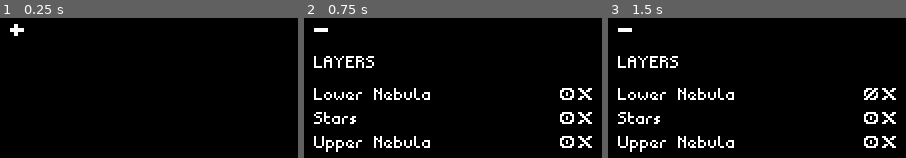
Above: before the commit, frames 1-3 (left to right).
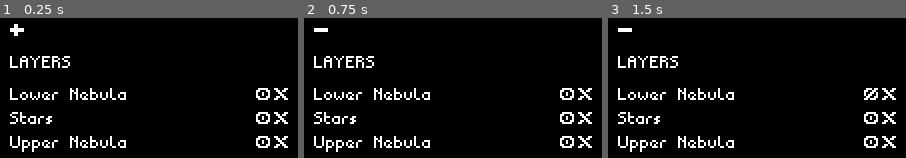
Above: after the commit, the same moments.

Repository: NotJamGames/SpaceGenerator
Game: Godot game, scene res://UI/ui_manager.tscn
Two runs of this game, one before a commit and one after it. Both use one fixed random seed, a clock stepped at 60 frames per second and the inputs below. The project has no main scene, so this scene is started directly.
Inputs (mouse positions are in pixels of both pictures, inside the frame that each line leads up to):
- Up to frame 1 (0.25 s): no input
- Up to frame 2 (0.75 s): click (312, 23) at 0.5 s
- Up to frame 3 (1.5 s): click (870, 93) at 1.27 s

The runs differ from the first frame. In frame 1, 4.4% of the frame differs, in the area x 3-97%, y 27-96%; in frame 2, nothing differs; in frame 3, nothing differs.
Error in both runs: Invalid assignment of property or key 'visible' with value of type 'bool' on a base object of type 'Nil'. (res://UI/layer_control.gd:45)

Commit message:
Layout changes
Leave empty space at bottom left of screen to allow user to view unaltered space when adjusting parameters

Diff:
--- a/UI/ui_manager.tscn
+++ b/UI/ui_manager.tscn
@@ -21,7 +21,7 @@
 grow_vertical = 2
 theme = ExtResource("1_hx1bx")
 script = ExtResource("2_4wugv")
-left_panel = NodePath("MainUIHBox/LeftPanel/LeftPanelExpanded")
+left_panel = NodePath("MainUIHBox/LeftPanel/VBoxContainer/LeftPanelExpanded")
 delete_layer_dialogue = NodePath("DeleteLayerDialogue")
 delete_layer_dialogue_label = NodePath("DeleteLayerDialogue/PanelContainer/VBoxContainer/Label")
 
@@ -39,52 +39,58 @@
 layout_mode = 2
 size_flags_horizontal = 3
 
-[node name="LeftPanelExpanded" type="PanelContainer" parent="MainUIHBox/LeftPanel"]
-visible = false
+[node name="VBoxContainer" type="VBoxContainer" parent="MainUIHBox/LeftPanel"]
+layout_mode = 2
+
+[node name="LeftPanelExpanded" type="PanelContainer" parent="MainUIHBox/LeftPanel/VBoxContainer"]
 layout_mode = 2
 size_flags_vertical = 3
 
-[node name="LayersScrollContainer" type="ScrollContainer" parent="MainUIHBox/LeftPanel/LeftPanelExpanded"]
+[node name="LayersScrollContainer" type="ScrollContainer" parent="MainUIHBox/LeftPanel/VBoxContainer/LeftPanelExpanded"]
 layout_mode = 2
 
-[node name="LayersVBox" type="VBoxContainer" parent="MainUIHBox/LeftPanel/LeftPanelExpanded/LayersScrollContainer"]
+[node name="LayersVBox" type="VBoxContainer" parent="MainUIHBox/LeftPanel/VBoxContainer/LeftPanelExpanded/LayersScrollContainer"]
 layout_mode = 2
 size_flags_horizontal = 3
 
-[node name="HSeparator" type="HSeparator" parent="MainUIHBox/LeftPanel/LeftPanelExpanded/LayersScrollContainer/LayersVBox"]
+[node name="HSeparator" type="HSeparator" parent="MainUIHBox/LeftPanel/VBoxContainer/LeftPanelExpanded/LayersScrollContainer/LayersVBox"]
 layout_mode = 2
 mouse_filter = 2
 theme_override_constants/separation = 24
 
-[node name="PanelContainer" type="PanelContainer" parent="MainUIHBox/LeftPanel/LeftPanelExpanded/LayersScrollContainer/LayersVBox"]
+[node name="PanelContainer" type="PanelContainer" parent="MainUIHBox/LeftPanel/VBoxContainer/LeftPanelExpanded/LayersScrollContainer/LayersVBox"]
 layout_mode = 2
 theme_override_styles/panel = SubResource("StyleBoxEmpty_jfaio")
 
-[node name="LayersTitle" type="Label" parent="MainUIHBox/LeftPanel/LeftPanelExpanded/LayersScrollContainer/LayersVBox/PanelContainer"]
+[node name="LayersTitle" type="Label" parent="MainUIHBox/LeftPanel/VBoxContainer/LeftPanelExpanded/LayersScrollContainer/LayersVBox/PanelContainer"]
 layout_mode = 2
 text = "LAYERS"
 
-[node name="HSeparator2" type="HSeparator" parent="MainUIHBox/LeftPanel/LeftPanelExpanded/LayersScrollContainer/LayersVBox"]
+[node name="HSeparator2" type="HSeparator" parent="MainUIHBox/LeftPanel/VBoxContainer/LeftPanelExpanded/LayersScrollContainer/LayersVBox"]
 layout_mode = 2
 theme_override_constants/separation = 4
 
-[node name="NebulaLayerBelow" parent="MainUIHBox/LeftPanel/LeftPanelExpanded/LayersScrollContainer/LayersVBox" instance=ExtResource("5_e23ao")]
+[node name="NebulaLayerBelow" parent="MainUIHBox/LeftPanel/VBoxContainer/LeftPanelExpanded/LayersScrollContainer/LayersVBox" instance=ExtResource("5_e23ao")]
 layout_mode = 2
 
-[node name="Label" parent="MainUIHBox/LeftPanel/LeftPanelExpanded/LayersScrollContainer/LayersVBox/NebulaLayerBelow/HBoxContainer" index="0"]
+[node name="Label" parent="MainUIHBox/LeftPanel/VBoxContainer/LeftPanelExpanded/LayersScrollContainer/LayersVBox/NebulaLayerBelow/HBoxContainer" index="0"]
 text = "Lower Nebula"
 
-[node name="StarLayer" parent="MainUIHBox/LeftPanel/LeftPanelExpanded/LayersScrollContainer/LayersVBox" instance=ExtResource("5_e23ao")]
+[node name="StarLayer" parent="MainUIHBox/LeftPanel/VBoxContainer/LeftPanelExpanded/LayersScrollContainer/LayersVBox" instance=ExtResource("5_e23ao")]
 layout_mode = 2
 
-[node name="Label" parent="MainUIHBox/LeftPanel/LeftPanelExpanded/LayersScrollContainer/LayersVBox/StarLayer/HBoxContainer" index="0"]
+[node name="Label" parent="MainUIHBox/LeftPanel/VBoxContainer/LeftPanelExpanded/LayersScrollContainer/LayersVBox/StarLayer/HBoxContainer" index="0"]
 text = "Stars"
 
-[node name="NebulaLayerAbove" parent="MainUIHBox/LeftPanel/LeftPanelExpanded/LayersScrollContainer/LayersVBox" instance=ExtResource("5_e23ao")]
+[node name="NebulaLayerAbove" parent="MainUIHBox/LeftPanel/VBoxContainer/LeftPanelExpanded/LayersScrollContainer/LayersVBox" instance=ExtResource("5_e23ao")]
 layout_mode = 2
 
-[node name="Label" parent="MainUIHBox/LeftPanel/LeftPanelExpanded/LayersScrollContainer/LayersVBox/NebulaLayerAbove/HBoxContainer" index="0"]
+[node name="Label" parent="MainUIHBox/LeftPanel/VBoxContainer/LeftPanelExpanded/LayersScrollContainer/LayersVBox/NebulaLayerAbove/HBoxContainer" index="0"]
 text = "Upper Nebula"
+
+[node name="Control" type="Control" parent="MainUIHBox/LeftPanel/VBoxContainer"]
+layout_mode = 2
+size_flags_vertical = 3
 
 [node name="Button" type="TextureButton" parent="MainUIHBox/LeftPanel"]
 custom_minimum_size = Vector2(30, 24)
@@ -101,7 +107,13 @@
 layout_mode = 2
 size_flags_horizontal = 3
 
-[node name="RightPanelVBox" type="VBoxContainer" parent="MainUIHBox/RightPanel"]
+[node name="RightPanelExpanded" type="PanelContainer" parent="MainUIHBox/RightPanel"]
+layout_mode = 2
+
+[node name="ScrollContainer" type="ScrollContainer" parent="MainUIHBox/RightPanel/RightPanelExpanded"]
+layout_mode = 2
+
+[node name="RightPanelVBox" type="VBoxContainer" parent="MainUIHBox/RightPanel/RightPanelExpanded/ScrollContainer"]
 layout_mode = 2
 size_flags_horizontal = 3
 alignment = 2
@@ -146,16 +158,16 @@
 layout_mode = 2
 text = "Cancel"
 
-[connection signal="request_deletion" from="MainUIHBox/LeftPanel/LeftPanelExpanded/LayersScrollContainer/LayersVBox/NebulaLayerBelow" to="." method="query_delete_layer"]
-[connection signal="was_selected" from="MainUIHBox/LeftPanel/LeftPanelExpanded/LayersScrollContainer/LayersVBox/NebulaLayerBelow" to="." method="toggle_layer"]
-[connection signal="request_deletion" from="MainUIHBox/LeftPanel/LeftPanelExpanded/LayersScrollContainer/LayersVBox/StarLayer" to="." method="query_delete_layer"]
-[connection signal="was_selected" from="MainUIHBox/LeftPanel/LeftPanelExpanded/LayersScrollContainer/LayersVBox/StarLayer" to="." method="toggle_layer"]
-[connection signal="request_deletion" from="MainUIHBox/LeftPanel/LeftPanelExpanded/LayersScrollContainer/LayersVBox/NebulaLayerAbove" to="." method="query_delete_layer"]
-[connection signal="was_selected" from="MainUIHBox/LeftPanel/LeftPanelExpanded/LayersScrollContainer/LayersVBox/NebulaLayerAbove" to="." method="toggle_layer"]
+[connection signal="request_deletion" from="MainUIHBox/LeftPanel/VBoxContainer/LeftPanelExpanded/LayersScrollContainer/LayersVBox/NebulaLayerBelow" to="." method="query_delete_layer"]
+[connection signal="was_selected" from="MainUIHBox/LeftPanel/VBoxContainer/LeftPanelExpanded/LayersScrollContainer/LayersVBox/NebulaLayerBelow" to="." method="toggle_layer"]
+[connection signal="request_deletion" from="MainUIHBox/LeftPanel/VBoxContainer/LeftPanelExpanded/LayersScrollContainer/LayersVBox/StarLayer" to="." method="query_delete_layer"]
+[connection signal="was_selected" from="MainUIHBox/LeftPanel/VBoxContainer/LeftPanelExpanded/LayersScrollContainer/LayersVBox/StarLayer" to="." method="toggle_layer"]
+[connection signal="request_deletion" from="MainUIHBox/LeftPanel/VBoxContainer/LeftPanelExpanded/LayersScrollContainer/LayersVBox/NebulaLayerAbove" to="." method="query_delete_layer"]
+[connection signal="was_selected" from="MainUIHBox/LeftPanel/VBoxContainer/LeftPanelExpanded/LayersScrollContainer/LayersVBox/NebulaLayerAbove" to="." method="toggle_layer"]
 [connection signal="toggled" from="MainUIHBox/LeftPanel/Button" to="." method="toggle_panel" binds= ["left_panel"]]
 [connection signal="pressed" from="DeleteLayerDialogue/PanelContainer/VBoxContainer/HBoxContainer/OK" to="." method="confirm_delete_layer"]
 [connection signal="pressed" from="DeleteLayerDialogue/PanelContainer/VBoxContainer/HBoxContainer/Cancel" to="." method="cancel_delete_layer"]
 
-[editable path="MainUIHBox/LeftPanel/LeftPanelExpanded/LayersScrollContainer/LayersVBox/NebulaLayerBelow"]
-[editable path="MainUIHBox/LeftPanel/LeftPanelExpanded/LayersScrollContainer/LayersVBox/StarLayer"]
-[editable path="MainUIHBox/LeftPanel/LeftPanelExpanded/LayersScrollContainer/LayersVBox/NebulaLayerAbove"]
+[editable path="MainUIHBox/LeftPanel/VBoxContainer/LeftPanelExpanded/LayersScrollContainer/LayersVBox/NebulaLayerBelow"]
+[editable path="MainUIHBox/LeftPanel/VBoxContainer/LeftPanelExpanded/LayersScrollContainer/LayersVBox/StarLayer"]
+[editable path="MainUIHBox/LeftPanel/VBoxContainer/LeftPanelExpanded/LayersScrollContainer/LayersVBox/NebulaLayerAbove"]
